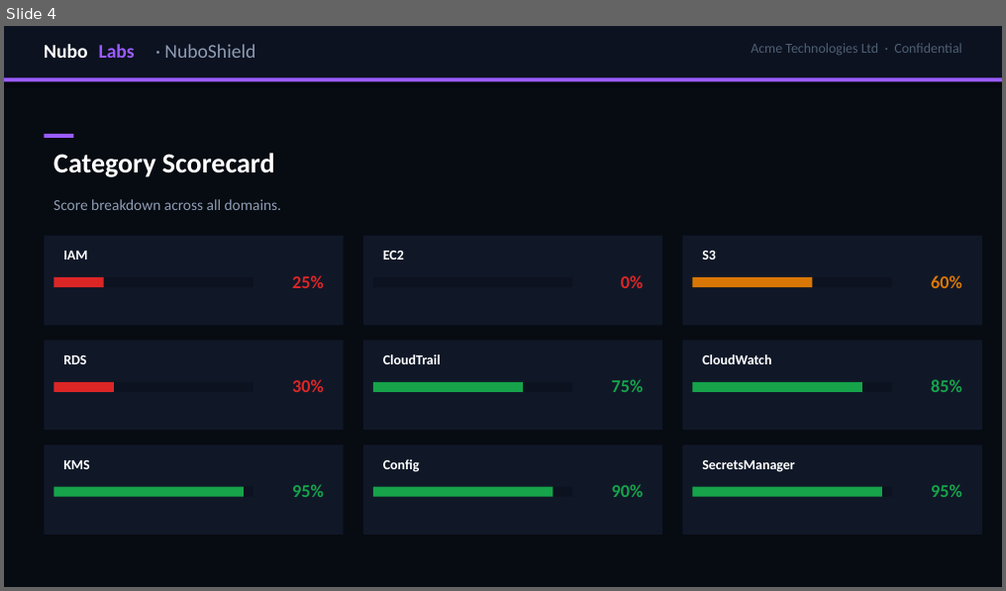
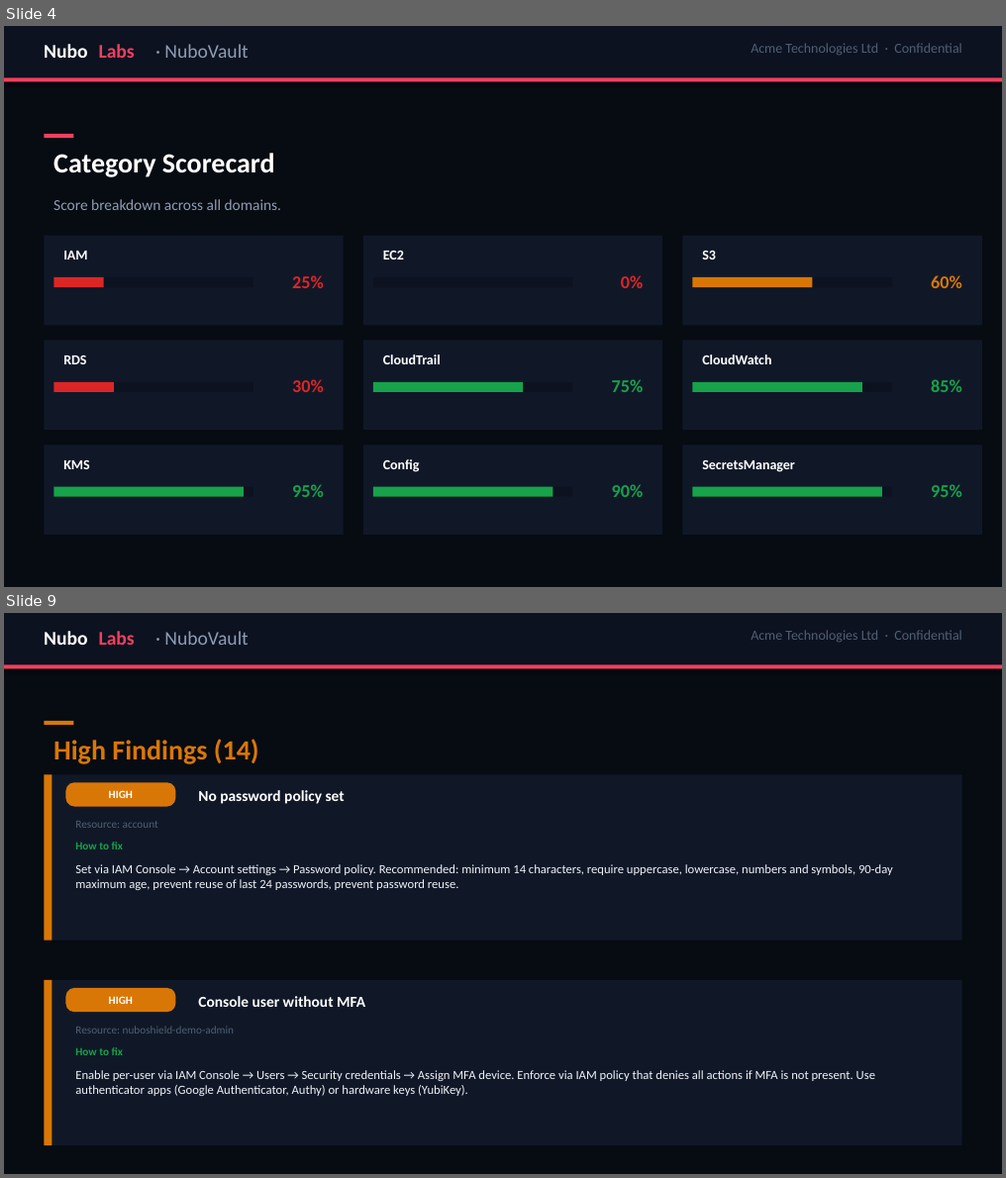
Before and after one commit to kenziebollon-nubolabs/kenziebollon-nubolabs.github.io, a slide deck: samples/nuboshield_deck_acme.pptx. Shown one above the other, each under a label of ours: slide 4 before the commit, slides 4 and 9 after it; the slides between them are not shown. The pictures are 1006x591 and 1006x1178 pixels, drawn with LibreOffice and Linux fonts; fonts in the diff are those of the drawing. Boxes give left, top, right and bottom in pixels: in the first picture for what was removed or moved away, otherwise in the second. Text is boxed around its words. In the diff, an @@ line names an element or a change of style, - is before the commit and + after.

```diff
--- a/samples/nuboshield_deck_acme.pptx
+++ b/samples/nuboshield_deck_acme.pptx
@@ slide 9 added at [4,613,1002,1174], background #070B12 @@
@@ rectangle added at [4,613,1002,664], fill #0C1220 @@
@@ text added at [44,631,88,645], 14 pt, text #FFFFFF, bold @@
+Nubo
@@ text added at [99,631,135,645], 14 pt, text #F43F5E, bold @@
+Labs
@@ text added at [164,631,248,645], 14 pt, text #8E9DB4 @@
+· NuboVault
@@ text added at [750,630,962,642], 10 pt, text #4E5F72 @@
+Acme Technologies Ltd · Confidential
@@ rectangle added at [4,664,1002,668], fill #F43F5E @@
@@ rectangle added at [44,721,74,725], fill #D97706 @@
@@ text added at [54,739,259,764], 20 pt, text #D97706, bold @@
+High Findings (14)
@@ rectangle added at [44,774,962,941], fill #101828 @@
@@ rectangle added at [44,774,52,941], fill #D97706 @@
@@ text added at [54,779,207,797], 11 pt, text #8E9DB4 @@
+Address within 48 hours.
@@ text added at [109,790,133,798], 8 pt, text #FFFFFF, bold @@
+HIGH
@@ text added at [198,790,345,804], 11 pt, text #FFFFFF, bold @@
+No password policy set
@@ text added at [75,821,158,828], 8 pt, text #4E5F72 @@
+Resource: account
@@ text added at [75,842,123,850], 8 pt, text #16A34A, bold @@
+How to fix
@@ text added at [75,864,893,890], 9 pt, text #EEF2F8 @@
+Set via IAM Console → Account settings → Password policy. Recommended: minimum 14 characters, require uppercase, lowercase, numbers and symbols, 90-day maximum age, prevent reuse of last 24 passwords, prevent password reuse.
@@ rectangle added at [44,980,962,1146], fill #101828 @@
@@ rectangle added at [44,980,52,1146], fill #D97706 @@
@@ text added at [109,996,133,1004], 8 pt, text #FFFFFF, bold @@
+HIGH
@@ text added at [198,996,365,1007], 11 pt, text #FFFFFF, bold @@
+Console user without MFA
@@ text added at [75,1026,234,1034], 8 pt, text #4E5F72 @@
+Resource: nuboshield-demo-admin
@@ text added at [75,1048,123,1056], 8 pt, text #16A34A, bold @@
+How to fix
@@ text added at [75,1070,875,1096], 9 pt, text #EEF2F8 @@
+Enable per-user via IAM Console → Users → Security credentials → Assign MFA device. Enforce via IAM policy that denies all actions if MFA is not present. Use authenticator apps (Google Authenticator, Authy) or hardware keys (YubiKey).
@@ slide 4 changed as well @@
@@ text "Labs" at [99,44,135,58]: text colour #9B5CFF to #F43F5E @@
@@ text at [164,44,248,58]: text changed @@
-· NuboShield
+· NuboVault
@@ rectangle at [4,77,1002,81]: fill #9B5CFF to #F43F5E @@
@@ rectangle at [44,134,74,138]: fill #9B5CFF to #F43F5E @@
```
Also in this commit, not shown: 13 other slides changed, 5 other slides added, 3 slides removed, 3 other files.
